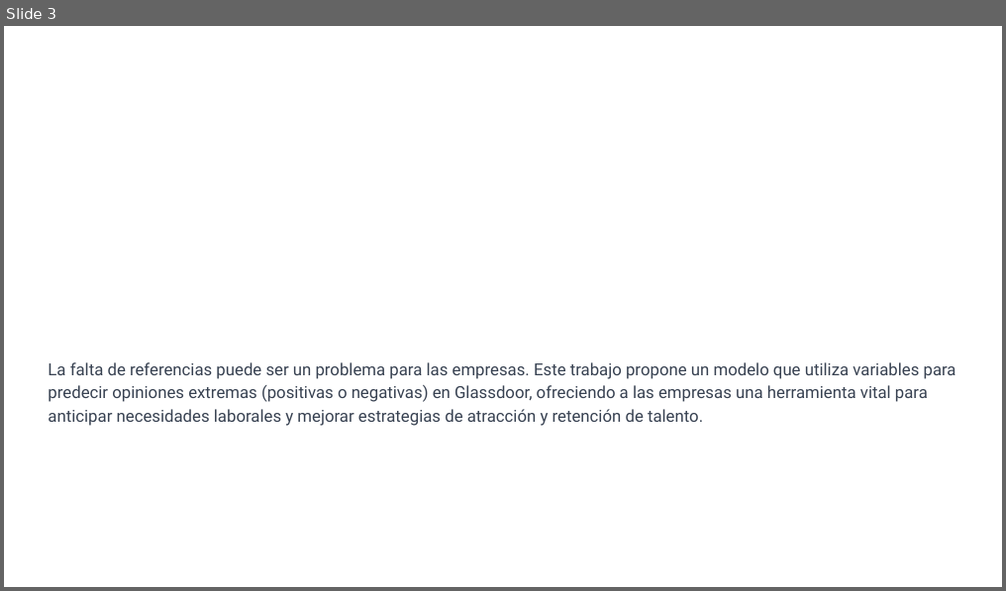
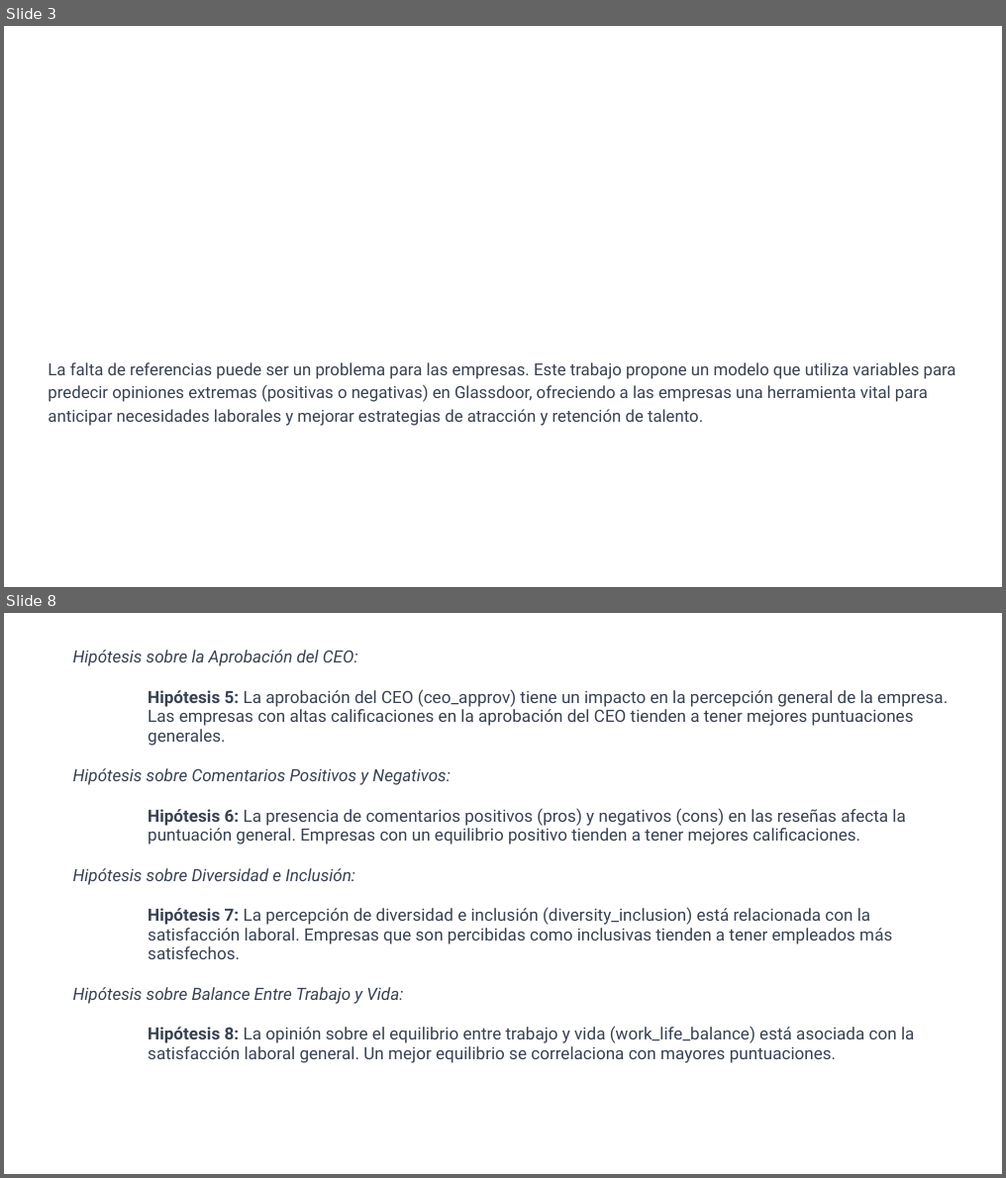
Before and after one commit to worldbp/Coderhouse-DS, a slide deck: Pre-Entrega Proyecto Final/Presentacion Pre-Entega Proyecto Final.pptx. Shown one above the other, each under a label of ours: slide 3 before the commit, slides 3 and 8 after it; the slides between them are not shown. The pictures are 1006x591 and 1006x1178 pixels, drawn with LibreOffice and Linux fonts; fonts in the diff are those of the drawing. Boxes give left, top, right and bottom in pixels: in the first picture for what was removed or moved away, otherwise in the second. Text is boxed around its words. In the diff, an @@ line names an element or a change of style, - is before the commit and + after.

```diff
--- a/Pre-Entrega Proyecto Final/Presentacion Pre-Entega Proyecto Final.pptx
+++ b/Pre-Entrega Proyecto Final/Presentacion Pre-Entega Proyecto Final.pptx
@@ slide 8 added at (x1=4, y1=613, x2=1002, y2=1174), background #FFFFFF @@
@@ text added at (x1=73, y1=650, x2=947, y2=1063), 12.3 pt, text #374151 @@
+Hipótesis sobre la Aprobación del CEO:
+Hipótesis 5: La aprobación del CEO (ceo_approv) tiene un impacto en la percepción general de la empresa. Las empresas con altas calificaciones en la aprobación del CEO tienden a tener mejores puntuaciones generales.
+Hipótesis sobre Comentarios Positivos y Negativos:
+Hipótesis 6: La presencia de comentarios positivos (pros) y negativos (cons) en las reseñas afecta la puntuación general. Empresas con un equilibrio positivo tienden a tener mejores calificaciones.
+Hipótesis sobre Diversidad e Inclusión:
+Hipótesis 7: La percepción de diversidad e inclusión (diversity_inclusion) está relacionada con la satisfacción laboral. Empresas que son percibidas como inclusivas tienden a tener empleados más satisfechos.
+Hipótesis sobre Balance Entre Trabajo y Vida:
+Hipótesis 8: La opinión sobre el equilibrio entre trabajo y vida (work_life_balance) está asociada con la satisfacción laboral general. Un mejor equilibrio se correlaciona con mayores puntuaciones.
```
Also in this commit, not shown: 22 other slides added.
